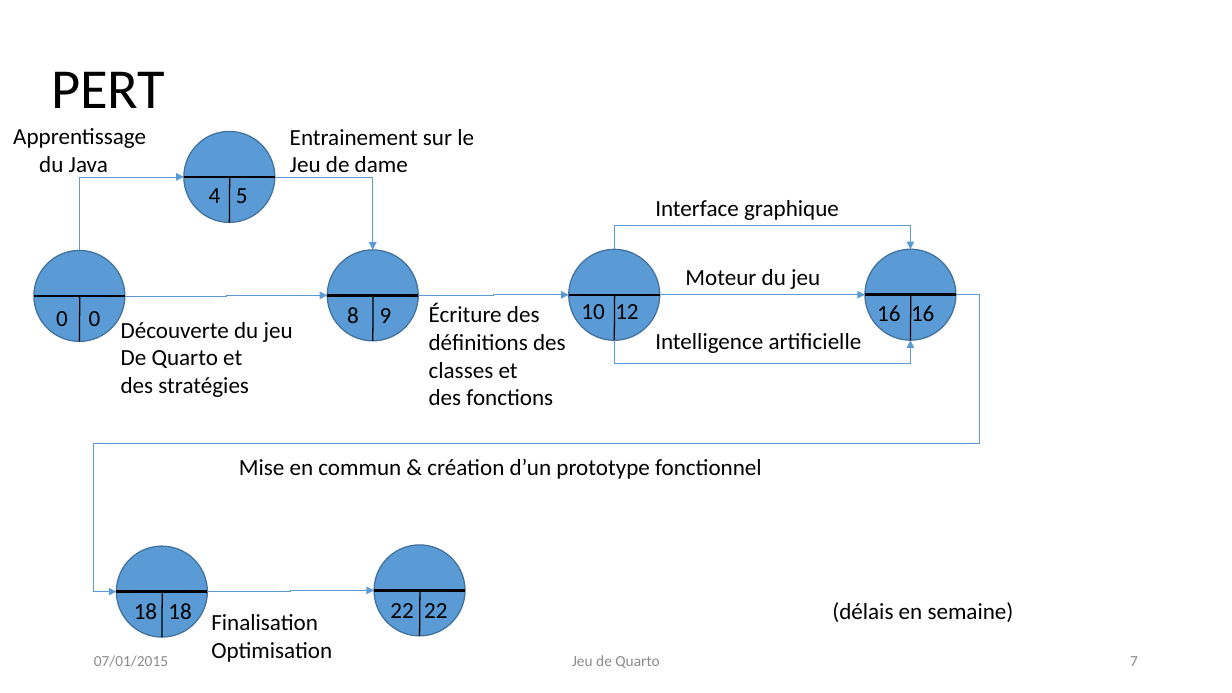
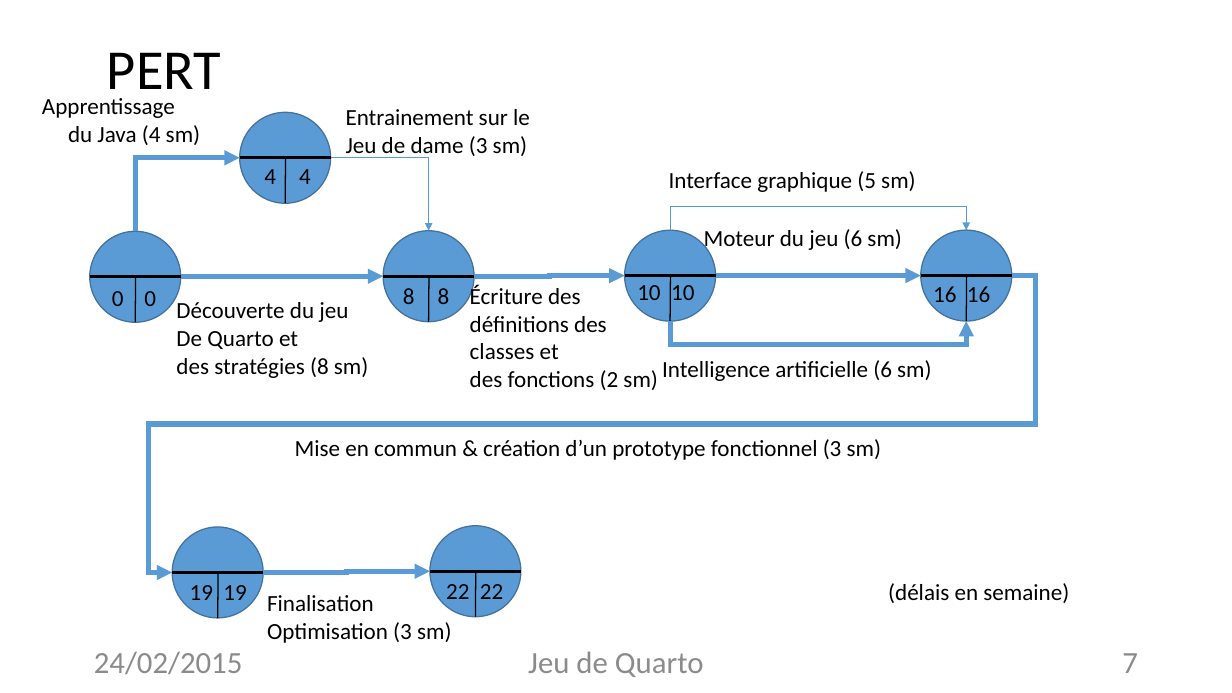
Before and after one commit to Quarto-Projet/Quarto, a slide deck: slide 7 of Diapo-&-co/150224 P4 Info 1.pptx. Drawn at 1232x693 pixels with LibreOffice and Linux fonts; fonts in the diff are those of the drawing. Boxes give left, top, right and bottom in pixels: in the first picture for what was removed or moved away, otherwise in the second. Text is boxed around its words. In the diff, an @@ line names an element or a change of style, - is before the commit and + after.

```diff
--- a/Diapo-&-co/150224 P4 Info 1.pptx
+++ b/Diapo-&-co/150224 P4 Info 1.pptx
@@ text "Apprentissage": place and size @@
-text "Apprentissage" at (13, 128, 146, 179)
+text "Apprentissage" at (42, 98, 200, 145)
@@ text "Entrainement sur le": place and size @@
-text "Entrainement sur le" at (290, 129, 474, 179)
+text "Entrainement sur le" at (346, 109, 530, 160)
@@ text at (68, 125, 200, 145): text changed @@
-du Java
+du Java (4 sm)
@@ text at (346, 136, 527, 160): text changed @@
-Jeu de dame
+Jeu de dame (3 sm)
@@ elbow arrow (135, 231) - (239, 158): stroke #5B9BD5 0.5 pt to #5B9BD5 4 pt @@
@@ text at (264, 169, 276, 184): text changed @@
-4 5
+4 4
@@ text at (669, 171, 915, 192): text changed @@
-Interface graphique
+Interface graphique (5 sm)
@@ text at (704, 229, 901, 253): text changed @@
-Moteur du jeu
+Moteur du jeu (6 sm)
@@ elbow arrow (1012, 275) - (172, 573): stroke #5B9BD5 0.5 pt to #5B9BD5 4 pt @@
@@ text "Découverte du jeu": place and size @@
-text "Découverte du jeu" at (121, 322, 293, 397)
+text "Découverte du jeu" at (176, 302, 368, 378)
@@ elbow arrow (181, 277) - (384, 276): stroke #5B9BD5 0.5 pt to #5B9BD5 4 pt @@
@@ text at (403, 288, 415, 304): text changed @@
-8 9
+8 8
@@ text "Écriture des": place and size @@
-text "Écriture des" at (429, 303, 566, 405)
+text "Écriture des" at (470, 284, 657, 390)
@@ elbow arrow (474, 276) - (625, 275): stroke #5B9BD5 0.5 pt to #5B9BD5 4 pt @@
@@ text at (637, 285, 694, 300): text changed @@
-10 12
+10 10
@@ elbow arrow (715, 275) - (921, 275): stroke #5B9BD5 0.5 pt to #5B9BD5 4 pt @@
@@ elbow arrow (670, 322) - (967, 321): stroke #5B9BD5 0.5 pt to #5B9BD5 4 pt @@
@@ text at (176, 357, 368, 378): text changed @@
-des stratégies
+des stratégies (8 sm)
@@ text at (470, 370, 657, 390): text changed @@
-des fonctions
+des fonctions (2 sm)
@@ text at (662, 360, 931, 381): text changed @@
-Intelligence artificielle
+Intelligence artificielle (6 sm)
@@ text at (295, 439, 881, 460): text changed @@
-Mise en commun & création d’un prototype fonctionnel
+Mise en commun & création d’un prototype fonctionnel (3 sm)
@@ text added at (190, 585, 246, 600), 18 pt, text #000000 @@
+19 19
@@ text "Finalisation": place and size @@
-text "Finalisation" at (211, 614, 332, 662)
+text "Finalisation" at (267, 595, 451, 643)
@@ 21 lines, 9 elbow arrows, 7 ellipses, 4 texts, 1 title: place and size @@
-21 lines, 9 elbow arrows, 7 ellipses, 4 texts, 1 title at (34, 71, 1014, 637)
+21 lines, 9 elbow arrows, 7 ellipses, 4 texts, 1 title at (90, 52, 1069, 618)
@@ elbow arrow (263, 573) - (430, 571): stroke #5B9BD5 0.5 pt to #5B9BD5 4 pt @@
@@ text removed at (134, 603, 157, 619) @@
-18 18
@@ text at (267, 622, 451, 643): text changed @@
-Optimisation
+Optimisation (3 sm)
@@ text at (94, 651, 243, 674): text changed; size 12 to 24 pt @@
-07/01/2015
+24/02/2015
@@ text "Jeu de Quarto" at (528, 651, 704, 677): size 12 to 24 pt @@
@@ page number at (1122, 653, 1138, 673): size 12 to 24 pt @@
```
Also in this commit, not shown: 13 other slides changed, 1 slide added.
